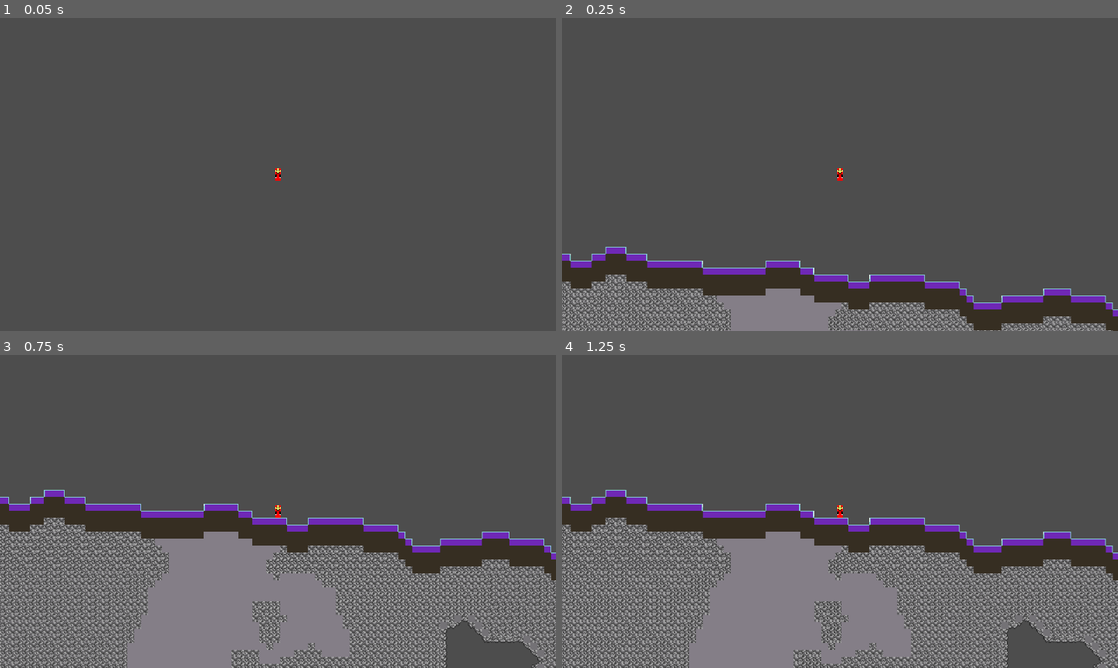
Above: before the commit, frames 1-4 (two rows, left to right).
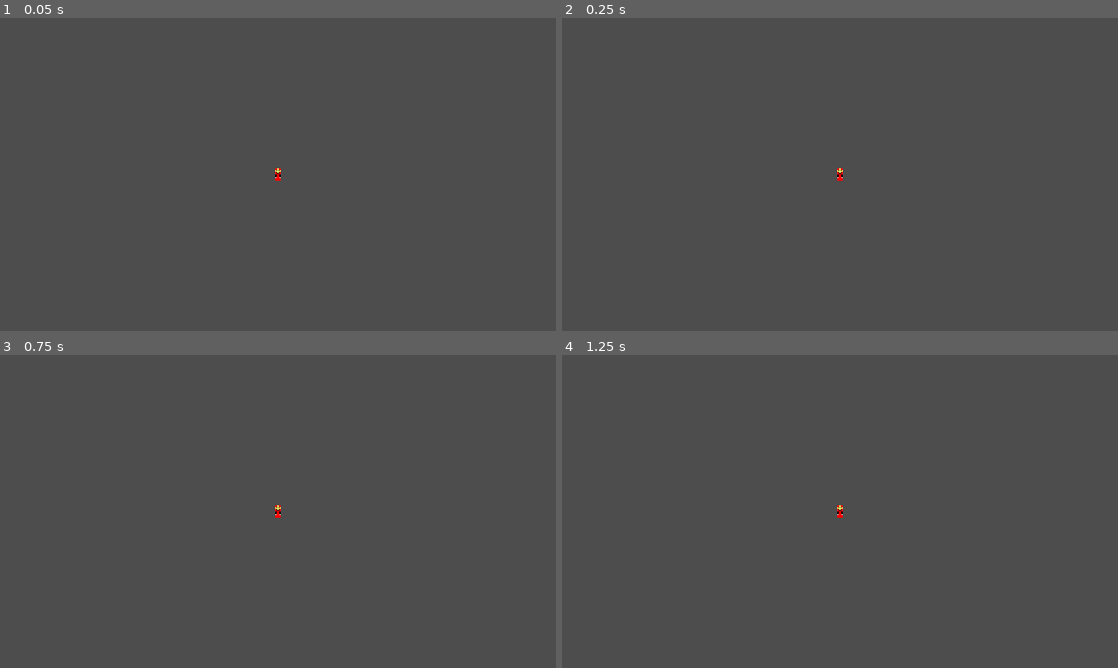
Above: after the commit, the same moments.

Repository: snuggyizme/terraria2
Game: Godot game, scene res://scenes/world.tscn
Same seed, same stepped clock (60 frames per second), same inputs: the game is played once before the commit and once after it. The project has no main scene, so this scene is started directly.
Inputs:
- Up to frame 1 (0.05 s): no input
- Up to frame 2 (0.25 s): no input
- Up to frame 3 (0.75 s): tap A (a) at 0.6 s
- Up to frame 4 (1.25 s): tap D (d) at 0.8 s

Frame 1 is identical in both runs. In frame 2, 15% of the frame differs, in the area x 0-100%, y 73-100%; in frame 3, 36%, in the area x 0-100%, y 43-100%; in frame 4, 35%.

Commit message:
some work

Diff:
--- a/project.godot
+++ b/project.godot
@@ -22,7 +22,7 @@
 
 window/size/viewport_width=1920
 window/size/viewport_height=1080
-window/size/mode=2
+window/size/mode=3
 window/stretch/mode="viewport"
 
 [file_customization]
@@ -53,9 +53,10 @@
 "events": [Object(InputEventKey,"resource_local_to_scene":false,"resource_name":"","device":-1,"window_id":0,"alt_press …(192 unchanged characters)…
 ]
 }
-x={
+f3={
 "deadzone": 0.2,
-"events": []
+"events": [Object(InputEventKey,"resource_local_to_scene":false,"resource_name":"","device":-1,"window_id":0,"alt_pressed":false,"shift_pressed":false,"ctrl_pressed":false,"meta_pressed":false,"pressed":false,"keycode":0,"physical_keycode":4194334,"key_label":0,"unicode":0,"location":0,"echo":false,"script":null)
+]
 }
 
 [physics]
--- a/scenes/playerCharacter.tscn
+++ b/scenes/playerCharacter.tscn
@@ -8,6 +8,12 @@
 
 [node name="PlayerCharacter" type="CharacterBody2D" unique_id=1026959804]
 script = ExtResource("1_2jmuu")
+baseSpeed = 300.0
+baseJump = 300.0
+baseGravity = 600.0
+baseAccel = 160.0
+baseFriction = 5.0
+startThreshold = 8.0
 
 [node name="Sprite2D" type="Sprite2D" parent="." unique_id=492464172]
 texture = ExtResource("2_qn7b7")
--- a/scenes/world.tscn
+++ b/scenes/world.tscn
@@ -2,6 +2,7 @@
 
 [ext_resource type="PackedScene" uid="uid://b2sm6gwvyn4rk" path="res://scenes/playerCharacter.tscn" id="2_4wyf3"]
 [ext_resource type="Script" uid="uid://c0m83nl5c7xn8" path="res://scripts/chunkController.gd" id="2_rwgxs"]
+[ext_resource type="Script" uid="uid://b4gm5ih40rkal" path="res://scripts/f3.gd" id="3_4wyf3"]
 
 [node name="World" type="Node2D" unique_id=2019267694]
 
@@ -11,11 +12,6 @@
 
 [node name="PlayerCharacter" parent="." unique_id=1026959804 instance=ExtResource("2_4wyf3")]
 position = Vector2(-242, 121)
-baseSpeed = 300.0
-baseJump = 300.0
-baseGravity = 600.0
-baseAccel = 160.0
-baseFriction = 5.0
 
 [node name="Camera2D" type="Camera2D" parent="PlayerCharacter" unique_id=799073620]
 zoom = Vector2(3, 3)
@@ -23,3 +19,12 @@
 
 [node name="Sun" type="DirectionalLight2D" parent="." unique_id=21819411]
 shadow_enabled = true
+
+[node name="F3" type="CanvasLayer" parent="." unique_id=354293283 node_paths=PackedStringArray("chunkController", "leftLabel")]
+script = ExtResource("3_4wyf3")
+chunkController = NodePath("../ChunkController")
+leftLabel = NodePath("Label")
+
+[node name="Label" type="Label" parent="F3" unique_id=1527409340]
+offset_right = 40.0
+offset_bottom = 23.0
--- a/scripts/chunk.gd
+++ b/scripts/chunk.gd
@@ -1,16 +1,22 @@
 class_name Chunk extends Node2D
 
-signal chunkReady
+signal chunkReady(times: Dictionary)
 
 var chunkPosition := Vector2i.ZERO
+var blocks: Dictionary[Vector2i, StringName] = {}
 
-var blocks: Dictionary[Vector2i, StringName] = {}
+var startTime: float
+var genTime: float
+var terrainMaskTime: float
+var setCellsTerrainConnectTime: float
+var tileTime: float
 
 @onready var tileMap: TileMapLayer = $TileMapLayer
 
 func _ready() -> void:
 	global_position = chunkPosition * Global.DIMENSION * Global.TILE_DIMENSION
 
+	startTime = Time.get_ticks_msec()
 	generate()
 	update()
 
@@ -30,9 +36,9 @@
 				blocks[coord] = &"_chunkConnect"
 				continue
 
-			var globalPosition := chunkPosition * Global.DIMENSION + coord
+			var globalPosition: Vector2i = chunkPosition * Global.DIMENSION + coord
 
-			var height := Global.noise.get_noise_1d(globalPosition.x) # -1 to 1
+			var height: float = Global.noise.get_noise_1d(globalPosition.x) # -1 to 1
 
 			var surfaceY := int(
 				Global.SURFACE_HEIGHT +
@@ -64,6 +70,8 @@
 				if caveNoise < Global.UNDERGROUND_NOISE_CAVE_THRESHOLD:
 					blocks[coord] = &"_"
 
+	genTime = Time.get_ticks_msec() - startTime
+
 func update() -> void:
 	var terrainCells: Array[Vector2i] = []
 	terrainCells.resize((Global.DIMENSION.x + 2) * (Global.DIMENSION.y + 2))
@@ -88,11 +96,15 @@
 
 	terrainCells.resize(terrainCellsSize)
 
+	terrainMaskTime = Time.get_ticks_msec() - startTime - genTime
+
 	tileMap.set_cells_terrain_connect(
 		terrainCells,
 		0,
 		0,
 	)
+
+	setCellsTerrainConnectTime = Time.get_ticks_msec() - startTime - genTime - terrainMaskTime
 
 	var fallbackBlock: Block = Global.blockDict[&"test"]
 	var emptyCoord: Vector2i = Vector2i(-1, -1)
@@ -111,4 +123,11 @@
 
 			tileMap.set_cell(coord, block.sourceAtlas, coordFromCell)
 
-	chunkReady.emit()
+	tileTime = Time.get_ticks_msec() - startTime - genTime - terrainMaskTime - setCellsTerrainConnectTime
+
+	chunkReady.emit({
+		&"genTime": genTime,
+		&"terrainMaskTime": terrainMaskTime,
+		&"setCellsTerrainConnectTime": setCellsTerrainConnectTime,
+		&"tileTime": tileTime,
+	})
--- a/scripts/chunkController.gd
+++ b/scripts/chunkController.gd
@@ -1,4 +1,6 @@
 class_name ChunkController extends Node2D
+
+signal chunkCreated(times: Dictionary)
 
 const CHUNK_SCENE: PackedScene = preload("res://scenes/chunk.tscn")
 
@@ -6,10 +8,9 @@
 
 var loadedChunks: Dictionary = {}
 var playerChunk: Vector2i
+var chunkSizePixels: Vector2i = Global.DIMENSION * Global.TILE_DIMENSION
 
 func _physics_process(_delta: float) -> void:
-	var chunkSizePixels: Vector2i = Global.DIMENSION * Global.TILE_DIMENSION
-
 	var currentPlayerChunk = Vector2i(
 		floor(player.global_position.x / chunkSizePixels.x),
 		floor(player.global_position.y / chunkSizePixels.y),
@@ -26,11 +27,18 @@
 		for y in range(-Global.RENDER_DIST, Global.RENDER_DIST + 1):
 			wantedChunks.append(playerChunk + Vector2i(x, y))
 
+	var queue: Array = []
 	for i in wantedChunks:
 		if i in loadedChunks:
 			continue
 
+		queue.append(i)
+
+
+	for i in queue:
 		var chunk: Chunk = CHUNK_SCENE.instantiate()
 		chunk.chunkPosition = i
 		add_child(chunk)
 		loadedChunks[i] = chunk
+
+		chunkCreated.emit(await chunk.chunkReady)
--- /dev/null
+++ b/scripts/f3.gd
@@ -0,0 +1,58 @@
+class_name F3Menu extends CanvasLayer
+
+@export var chunkController: ChunkController
+@export var leftLabel: Label
+
+var chunkTimes: Array[Dictionary] = []
+var avgChunkTimes: Dictionary
+
+func _ready() -> void:
+	chunkController.chunkCreated.connect(_onChunkCreated)
+	visible = false
+
+func _process(_delta: float) -> void:
+	if avgChunkTimes == null or not avgChunkTimes.has(&"genTime"):
+		return
+
+	var text: String = ""
+
+	# FPS
+	text += "FPS: " + str(Engine.get_frames_per_second()) + "\n"
+
+	# Process & Physics
+	text += "Process time: " + str(Performance.get_monitor(Performance.TIME_PROCESS) * 1000.0) + "\n"
+	text += "Physics time: " + str(Performance.get_monitor(Performance.TIME_PHYSICS_PROCESS) * 1000.0) + "\n"
+
+	# Avg Chunk Times
+	text += "Avg chunk times:" + "\n"
+	text += "   1. Generate: " + avgChunkTimes[&"genTime"] + "\n"
+	text += "   2. Terrain Mask: " + avgChunkTimes[&"terrainMaskTime"] + "\n"
+	text += "   3. Set Cells Terrain Connect: " + avgChunkTimes.setCellsTerrainConnectTime + "\n" # This works, woah.
+	text += "   4. Tile: " + avgChunkTimes.tileTime + "\n"
+
+
+
+	leftLabel.text = text
+
+func _input(event: InputEvent) -> void:
+	if event.is_action_pressed("f3"):
+		visible = not visible
+
+func _onChunkCreated(times: Dictionary) -> void:
+	chunkTimes.append(times)
+	avgChunkTimes = avgChunks(chunkTimes)
+
+func avgChunks(times: Array[Dictionary]) -> Dictionary:
+	var avg: Dictionary
+
+	for i in times[0].keys():
+		avg[i] = 0.0
+
+	for i in range(len(times)):
+		for j in times[i].keys():
+			avg[j] += times[i][j]
+
+	for i in avg.keys():
+		avg[i] = str(snapped(avg[i] / len(times), 0.01))
+
+	return avg
--- a/scripts/playerCharacter.gd
+++ b/scripts/playerCharacter.gd
@@ -5,8 +5,16 @@
 @export var baseGravity: float
 @export var baseAccel: float
 @export var baseFriction: float
+@export var startThreshold: float
+
+var startTimer: float = 0.0
 
 func _physics_process(delta: float) -> void:
+	# Skip if we are a newborn child, as we are loading
+	if startTimer < startThreshold:
+		startTimer += delta
+		return
+
 	if is_on_floor():
 		if Input.is_action_pressed("w"):
 			velocity.y -= baseJump # No delta because it's a single frame force?
--- a/scripts/singletons/global.gd
+++ b/scripts/singletons/global.gd
@@ -1,10 +1,10 @@
 class_name AbhijitNaskar extends Node
 
 # Chunk size! And other decently important constants
-const DIMENSION := Vector2i(128, 64)
+const DIMENSION := Vector2i(96, 48)
 const TILE_DIMENSION := Vector2i(8, 8)
 const RENDER_DIST := 1
-const TILES_PER_FRAME := 400
+const TILES_PER_FRAME := 30
 
 # Things that you can change but don't really matter:
 const UNDERGROUND_NOISE_ANDESITE_OFFSET := Vector2i(50000, -50000)
Not shown, added: scripts/f3.gd.uid
